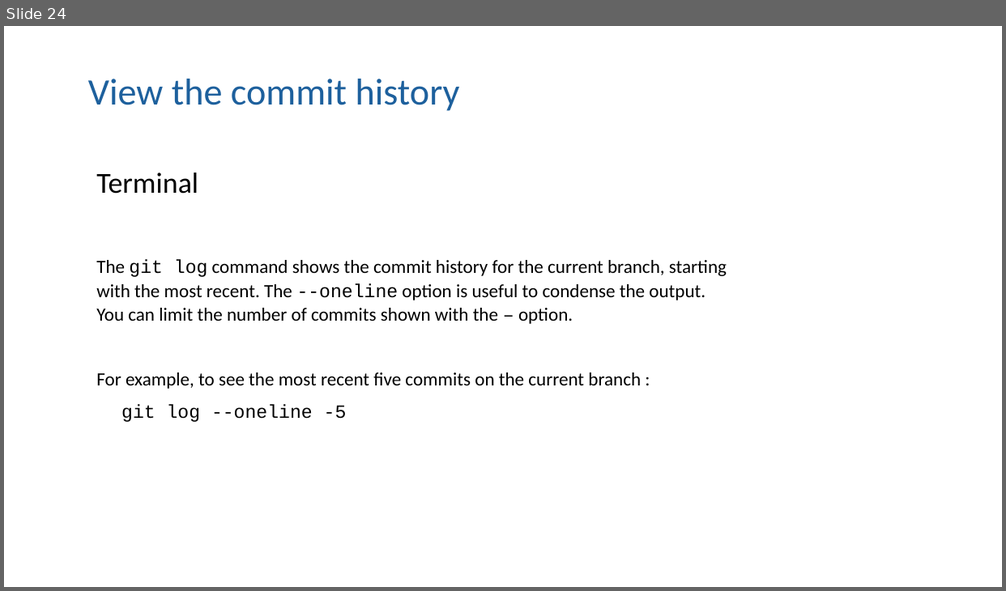
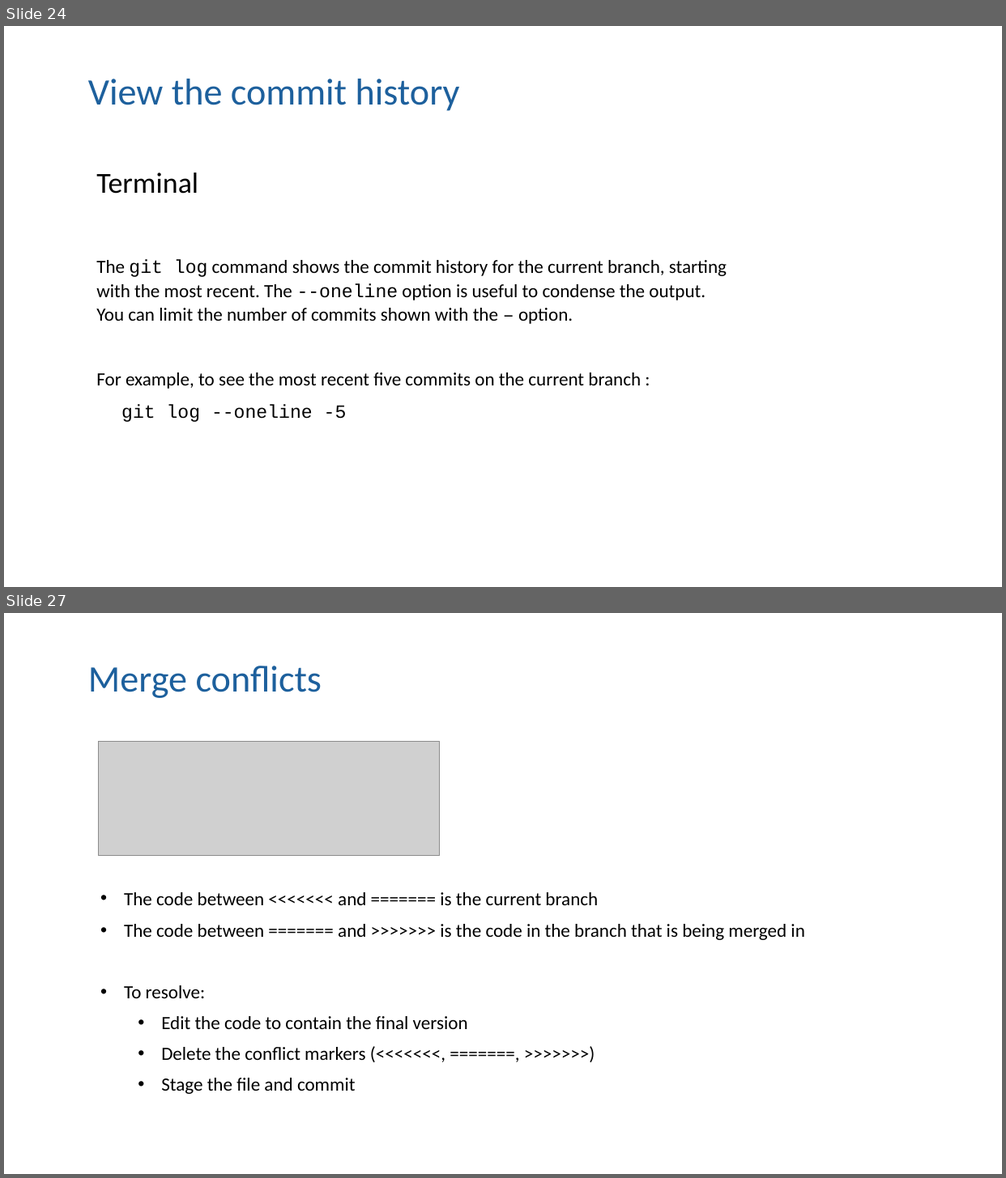
Before and after one commit to moj-analytical-services/intro_to_github_training, a slide deck: GitGitHub slides.pptx. Shown one above the other, each under a label of ours: slide 24 before the commit, slides 24 and 27 after it; the slides between them are not shown. The pictures are 1006x591 and 1006x1178 pixels, drawn with LibreOffice and Linux fonts; fonts in the diff are those of the drawing; grey boxes stand for pictures. Boxes give left, top, right and bottom in pixels: in the first picture for what was removed or moved away, otherwise in the second. Text is boxed around its words. In the diff, an @@ line names an element or a change of style, - is before the commit and + after.

```diff
--- a/GitGitHub slides.pptx
+++ b/GitGitHub slides.pptx
@@ slide 27 added at (x1=4, y1=613, x2=1002, y2=1174), background #FFFFFF @@
@@ title added at (x1=88, y1=666, x2=322, y2=698), 36 pt, text #1D609D @@
+Merge conflicts
@@ picture added at (x1=98, y1=741, x2=439, y2=855) @@
@@ text added at (x1=124, y1=892, x2=804, y2=1094), 18 pt, text #000000 @@
+• The code between <<<<<<< and ======= is the current branch
+• The code between ======= and >>>>>>> is the code in the branch that is being merged in
+• To resolve:
+  • Edit the code to contain the final version
+  • Delete the conflict markers (<<<<<<<, =======, >>>>>>>)
+  • Stage the file and commit
```
Also in this commit, not shown: 2 slides changed, 7 other slides added.
